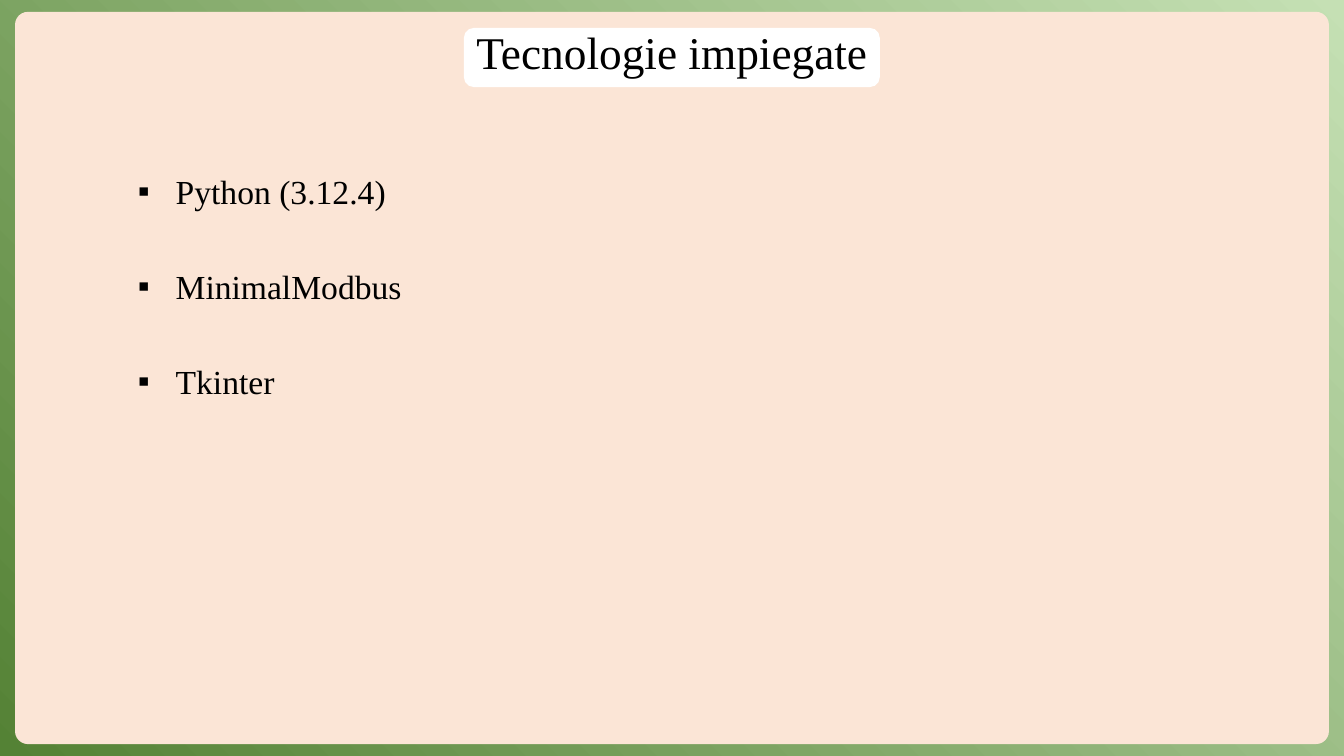
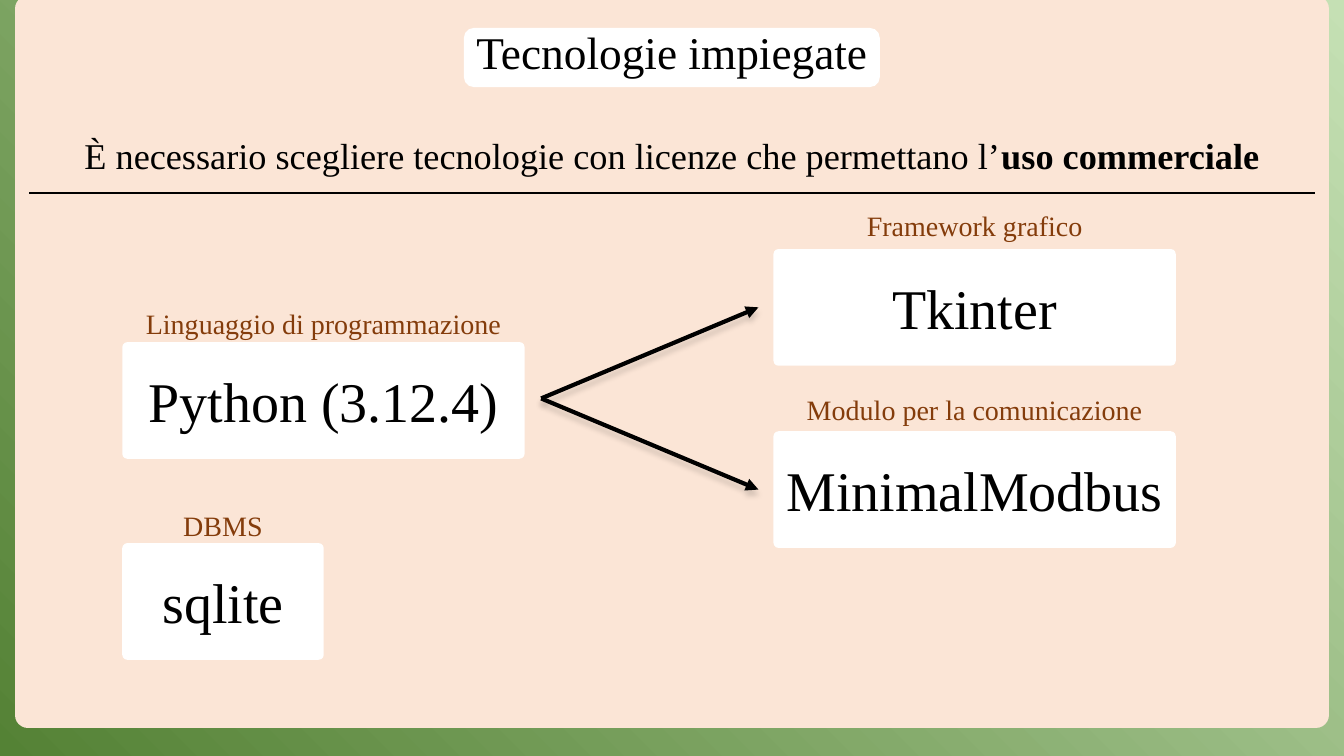
Before and after one commit to Anrighe/Tesi-Laurea-Triennale-Informatica-Unimore, a slide deck: slide 5 of Presentazione_Tesi_Triennale_Informatica_Unimore_2022_2023_Enrico_Marras_152336.pptx. Drawn at 1344x756 pixels with LibreOffice and Linux fonts; fonts in the diff are those of the drawing. Boxes give left, top, right and bottom in pixels: in the first picture for what was removed or moved away, otherwise in the second. Text is boxed around its words. In the diff, an @@ line names an element or a change of style, - is before the commit and + after.

Commit message:
Presentation up to p.13 WIP

```diff
--- a/Presentazione_Tesi_Triennale_Informatica_Unimore_2022_2023_Enrico_Marras_152336.pptx
+++ b/Presentazione_Tesi_Triennale_Informatica_Unimore_2022_2023_Enrico_Marras_152336.pptx
@@ rounded rectangle: place and size @@
-rounded rectangle at box(15, 12, 1330, 744)
+rounded rectangle at box(15, 0, 1330, 728)
@@ subtitle added at box(84, 142, 1260, 177), 25.9 pt, text #000000 @@
+È necessario scegliere tecnologie con licenze che permettano l’uso commerciale
@@ line added from (29, 193) to (1315, 193), #000000 1.5 pt @@
@@ subtitle removed at box(176, 180, 402, 395) @@
-▪ Python (3.12.4)
-▪ MinimalModbus
-▪ Tkinter
@@ text added at box(867, 216, 1082, 241), 20 pt, text #843C0B @@
+Framework grafico
@@ rounded rectangle added at box(773, 249, 1176, 366), fill #FFFFFF, 40 pt, text #000000 @@
+Tkinter
@@ text added at box(146, 314, 501, 340), 20 pt, text #843C0B @@
+Linguaggio di programmazione
@@ arrow added from (541, 398) to (758, 308), #000000 3 pt @@
@@ rounded rectangle added at box(122, 342, 524, 459), fill #FFFFFF, 40 pt, text #000000 @@
+Python (3.12.4)
@@ arrow added from (541, 398) to (758, 490), #000000 3 pt @@
@@ text added at box(807, 400, 1143, 425), 20 pt, text #843C0B @@
+Modulo per la comunicazione
@@ rounded rectangle added at box(773, 432, 1176, 548), fill #FFFFFF, 40 pt, text #000000 @@
+MinimalModbus
@@ text added at box(183, 517, 262, 537), 20 pt, text #843C0B @@
+DBMS
@@ rounded rectangle added at box(122, 543, 324, 660), fill #FFFFFF, 40 pt, text #000000 @@
+sqlite
```
Also in this commit, not shown: 3 other slides changed, 6 slides added.
